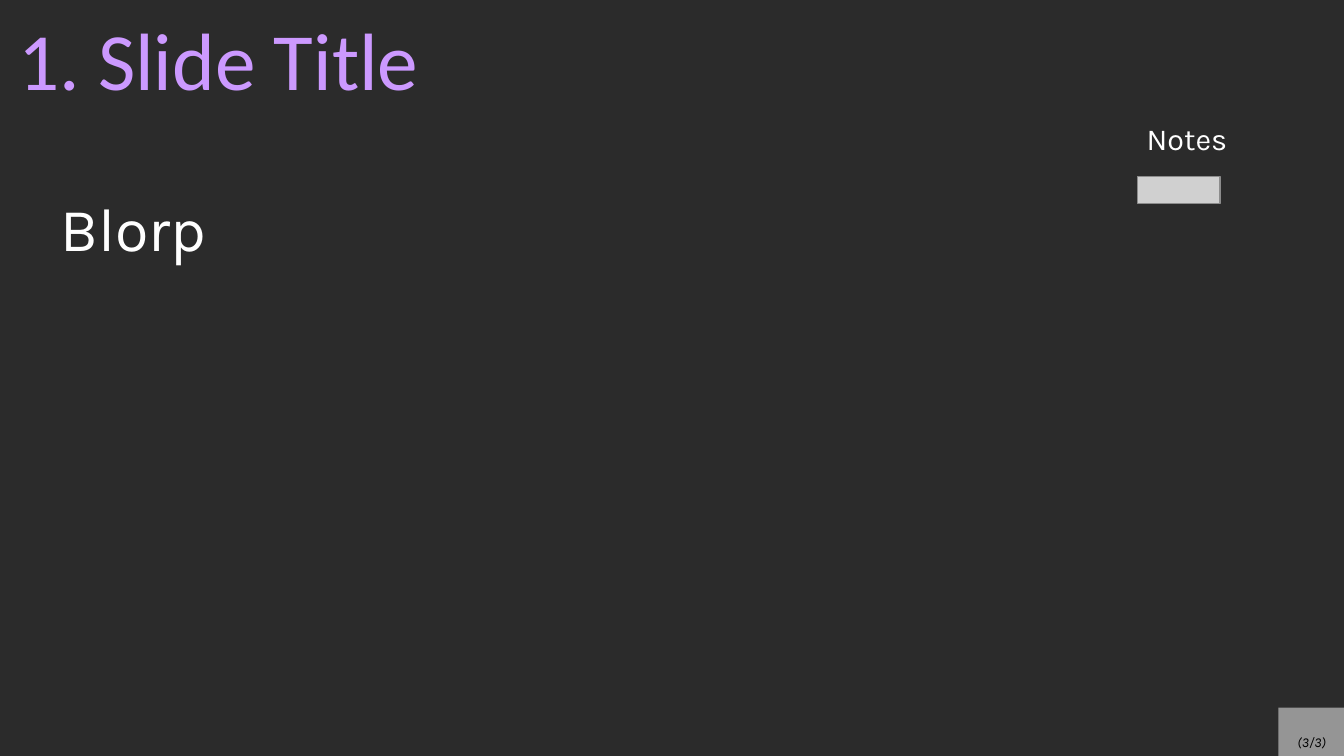
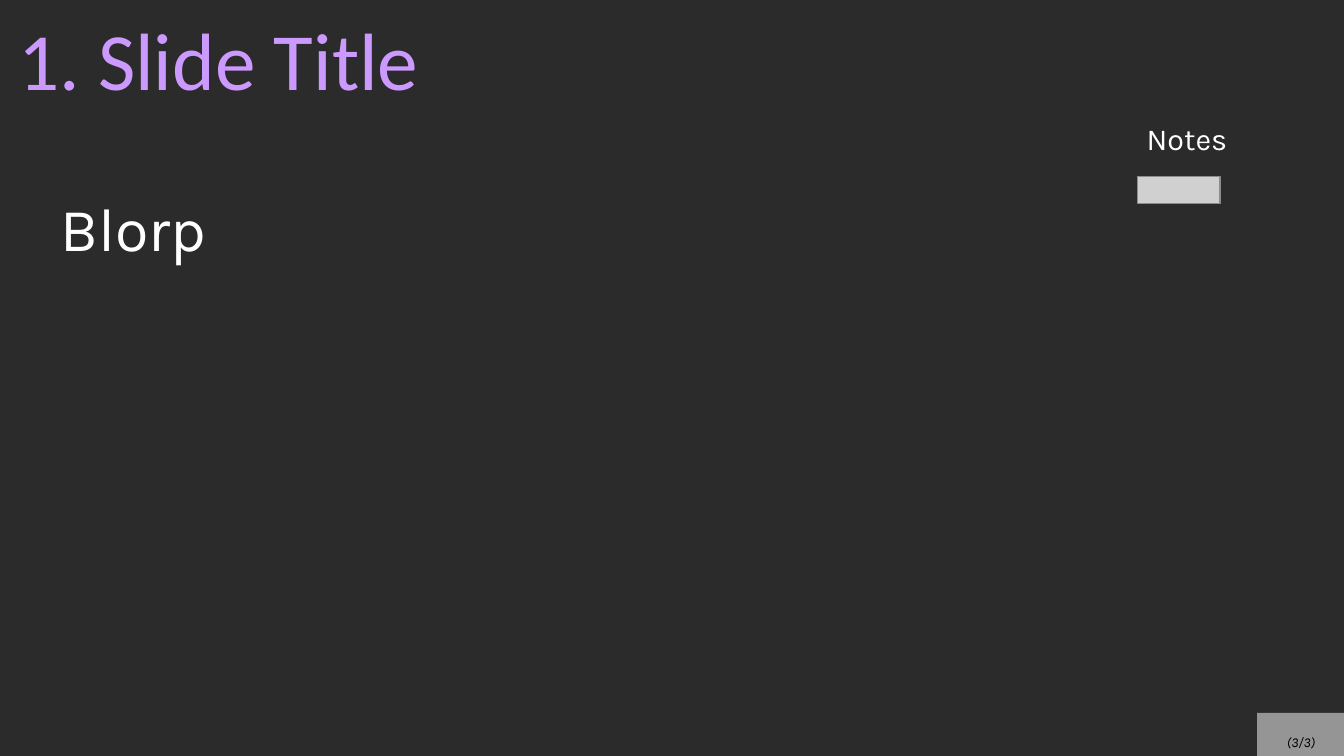
Before and after one commit to nguyenchithien/CS210-Discrete-Structures, a slide deck: slide 3 of Lectures/TEMPLATE_16_9.odp. Drawn at 1344x756 pixels with LibreOffice and Linux fonts; fonts in the diff are those of the drawing; grey boxes stand for pictures; background and template pictures are left out; a plain dark background stands for a picture behind light text. Boxes give left, top, right and bottom in pixels: in the first picture for what was removed or moved away, otherwise in the second. Text is boxed around its words. In the diff, an @@ line names an element or a change of style, - is before the commit and + after.

Commit message:
Class introduction slides

```diff
--- a/Lectures/TEMPLATE_16_9.odp
+++ b/Lectures/TEMPLATE_16_9.odp
@@ page number: place and size @@
-page number at [1279,707,1344,756]
+page number at [1257,713,1344,756]
```
Also in this commit, not shown: 3 other files.
